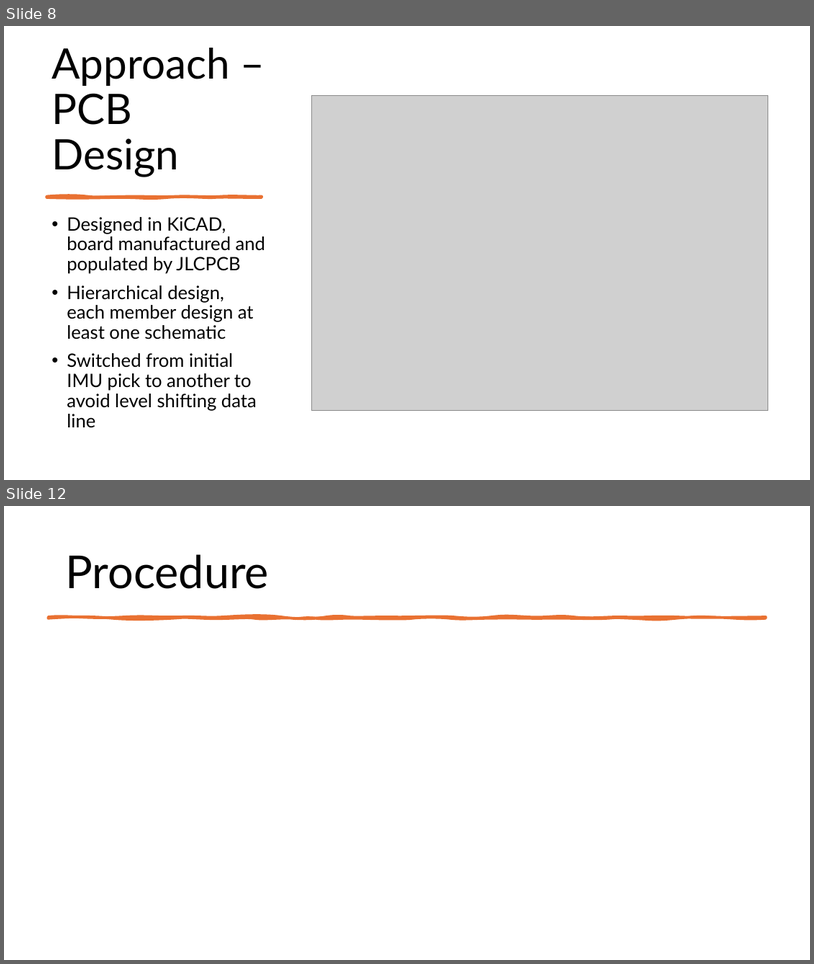
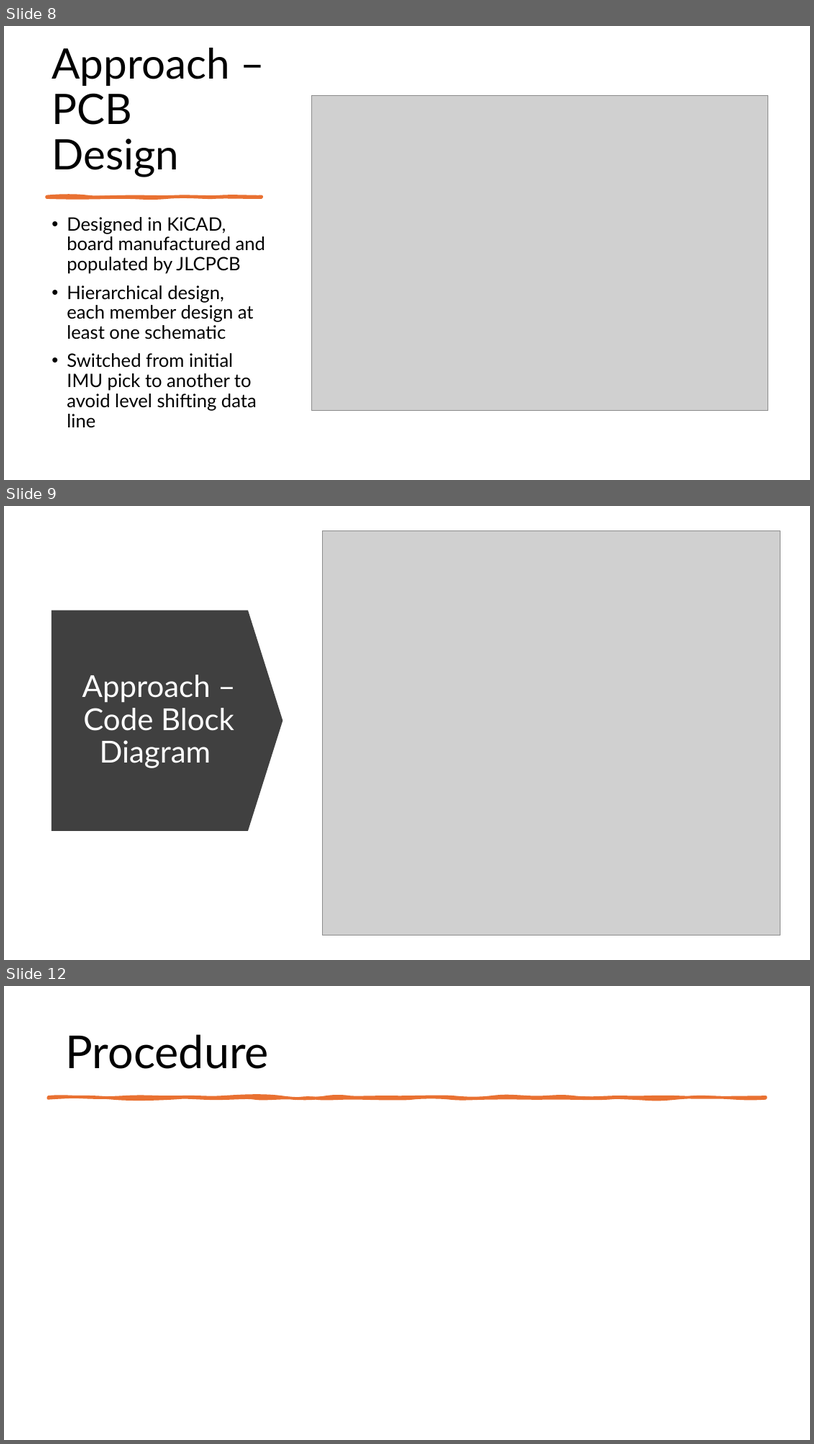
Before and after one commit to Tannyr-Singleterry/ECE590_SeniorDesign, a slide deck: Documents/FInal Presentation/Final_Presentation.pptx. Shown one above the other, each under a label of ours: slides 8 and 12 before the commit, slides 8, 9 and 12 after it; the slides between them are not shown. The pictures are 814x964 and 814x1444 pixels, drawn with LibreOffice and Linux fonts; fonts in the diff are those of the drawing; grey boxes stand for pictures. Boxes give left, top, right and bottom in pixels: in the first picture for what was removed or moved away, otherwise in the second. Text is boxed around its words. In the diff, an @@ line names an element or a change of style, - is before the commit and + after.

```diff
--- a/Documents/FInal Presentation/Final_Presentation.pptx
+++ b/Documents/FInal Presentation/Final_Presentation.pptx
@@ slide 9 added at box(4, 506, 810, 960), background #FFFFFF @@
@@ picture added at box(323, 530, 781, 935) @@
@@ down arrow added at box(52, 610, 283, 831), fill #404040 @@
@@ title added at box(82, 674, 234, 768), 36 pt, text #FFFFFF @@
+Approach – Code Block Diagram
```
Also in this commit, not shown: 10 slides changed, 1 other slide added, 2 slides removed, 1 other file.
